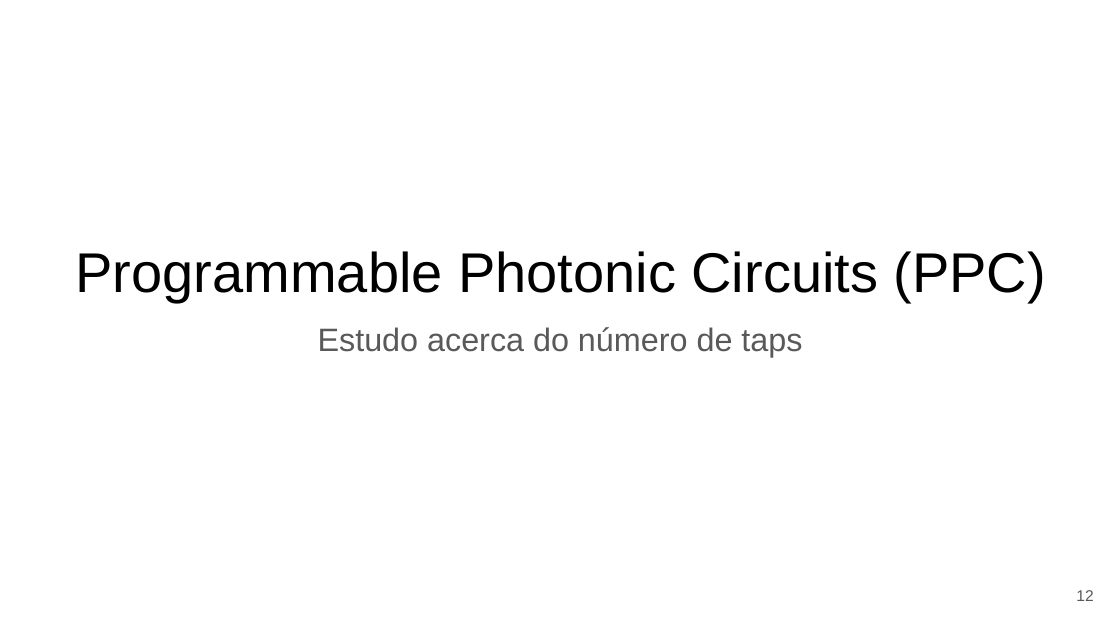
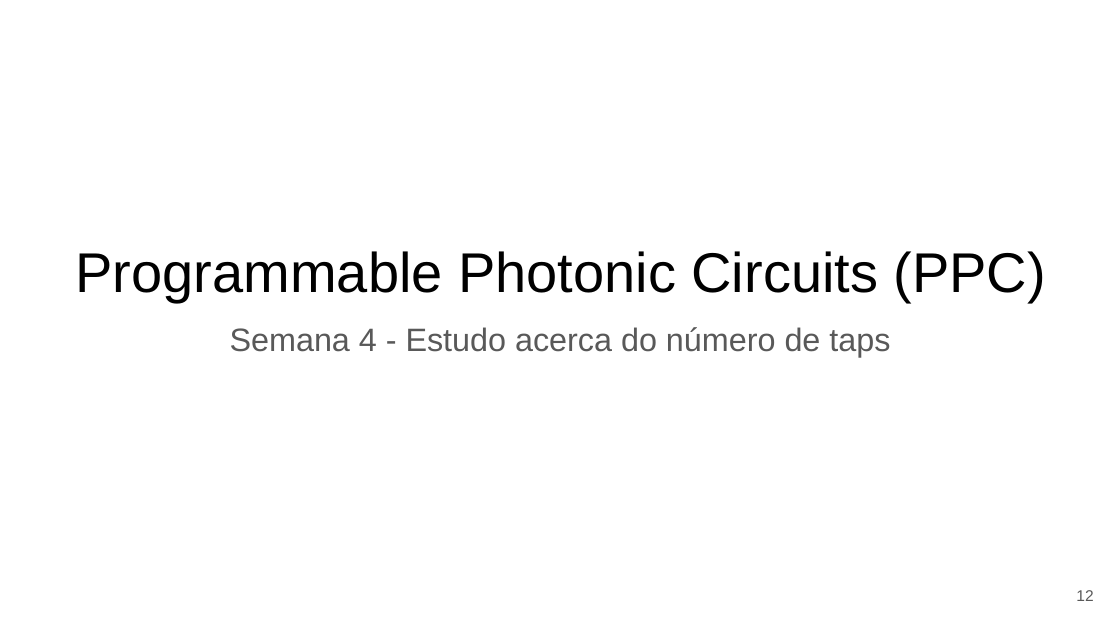
Before and after one commit to CaioRodrigues200/Programmable-Multifunctional-Circuit, a slide deck: slide 12 of Documentation/PPC_Report.pptx. Drawn at 1120x630 pixels with LibreOffice and Linux fonts; fonts in the diff are those of the drawing. Boxes give left, top, right and bottom in pixels: in the first picture for what was removed or moved away, otherwise in the second. Text is boxed around its words. In the diff, an @@ line names an element or a change of style, - is before the commit and + after.

```diff
--- a/Documentation/PPC_Report.pptx
+++ b/Documentation/PPC_Report.pptx
@@ text at <box>230,327,890,357</box>: text changed @@
-Estudo acerca do número de taps
+Semana 4 - Estudo acerca do número de taps
```
Also in this commit, not shown: 5 other slides changed, 6 slides added, 11 other files.
